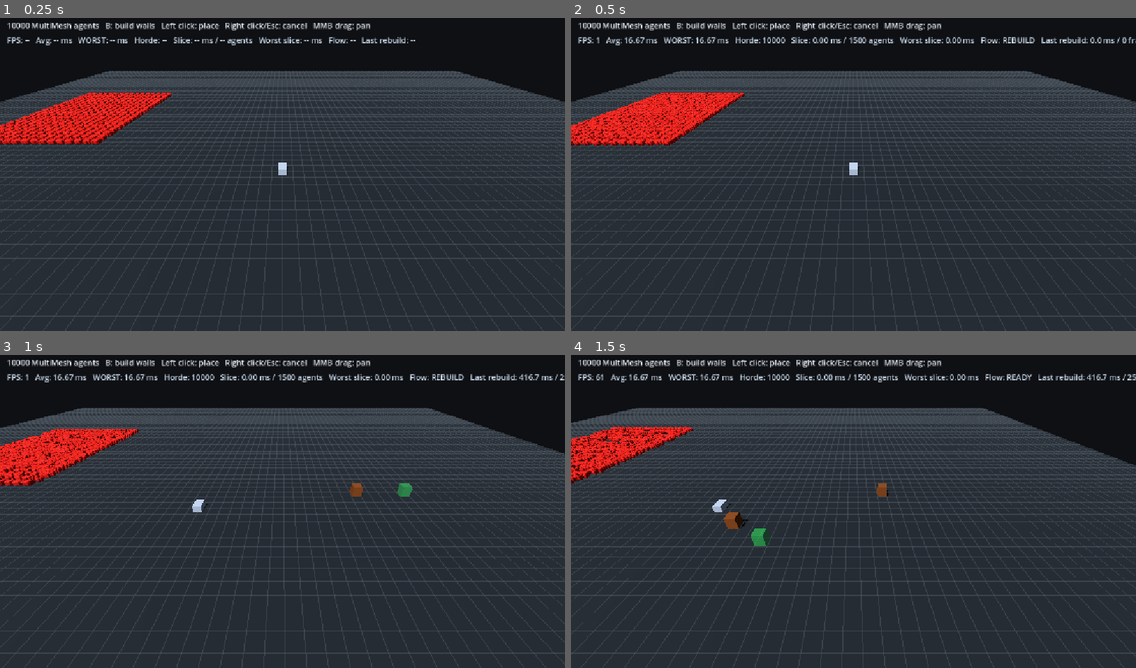
Above: before the commit, frames 1-4 (two rows, left to right).
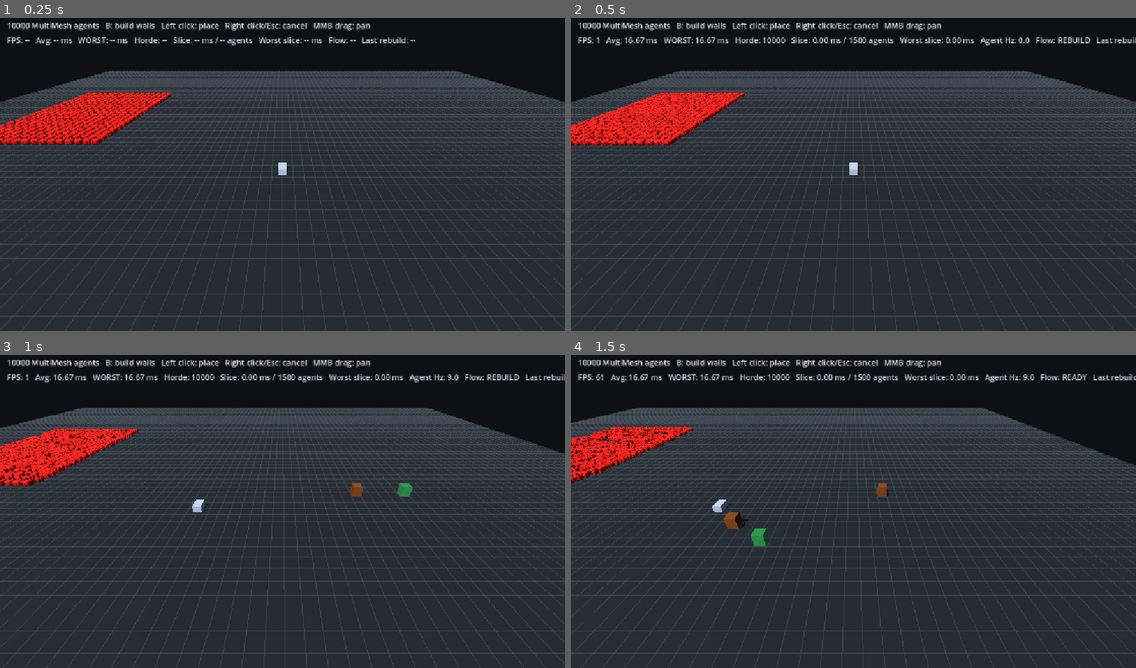
Above: after the commit, the same moments.

Repository: CaptainTiki/HordeLab
Game: Godot game, scene res://scenes/main.tscn
Same seed, same stepped clock (60 frames per second), same inputs: the game is played once before the commit and once after it.
Inputs (mouse positions are in pixels of both pictures, inside the frame that each line leads up to):
- Up to frame 1 (0.25 s): no input
- Up to frame 2 (0.5 s): no input
- Up to frame 3 (1 s): tap Enter at 0.5 s; move the mouse to (406, 492) at 0.52 s; hold D from 0.53 s (still down); tap B at 0.6 s; click (406, 492) at 0.67 s
- Up to frame 4 (1.5 s): release D at 1.25 s; drag from (740, 524) to (825, 574) at 1.27 s

Frame 1 is identical in both runs. In frame 2, 0.4% of the frame differs, in the area x 72-100%, y 6-9%; in frame 3, 0.4%; in frame 4, 0.4%.

Commit message:
Show effective per-agent horde update rate

Diff:
--- a/scripts/debug_hud.gd
+++ b/scripts/debug_hud.gd
@@ -29,7 +29,7 @@
 		average_frame_ms = frame_time_accumulator_ms / float(sampled_frames)
 
 	var flow_state: String = "REBUILD" if flow_field.rebuild_in_progress else "READY"
-	text = "FPS: %d   Avg: %.2f ms   WORST: %.2f ms   Horde: %d   Slice: %.2f ms / %d agents   Worst slice: %.2f ms   Flow: %s   Last rebuild: %.1f ms / %d frames" % [
+	text = "FPS: %d   Avg: %.2f ms   WORST: %.2f ms   Horde: %d   Slice: %.2f ms / %d agents   Worst slice: %.2f ms   Agent Hz: %.1f   Flow: %s   Last rebuild: %.1f ms / %d frames" % [
 		Engine.get_frames_per_second(),
 		average_frame_ms,
 		worst_frame_ms,
@@ -37,6 +37,7 @@
 		horde.last_simulation_ms,
 		horde.agents_processed_last_frame,
 		worst_sim_ms,
+		horde.effective_updates_per_second,
 		flow_state,
 		flow_field.last_rebuild_ms,
 		flow_field.last_rebuild_frames,
